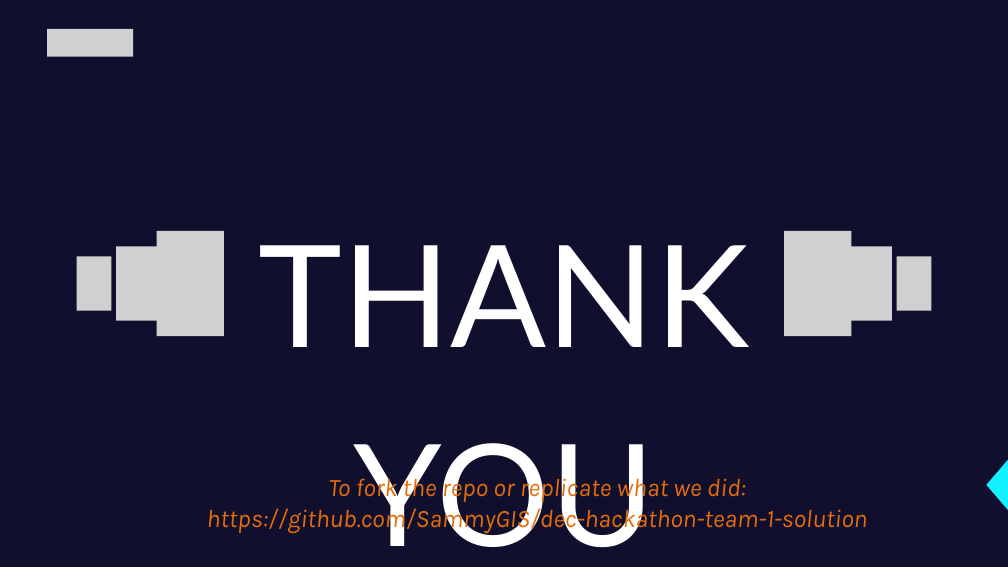
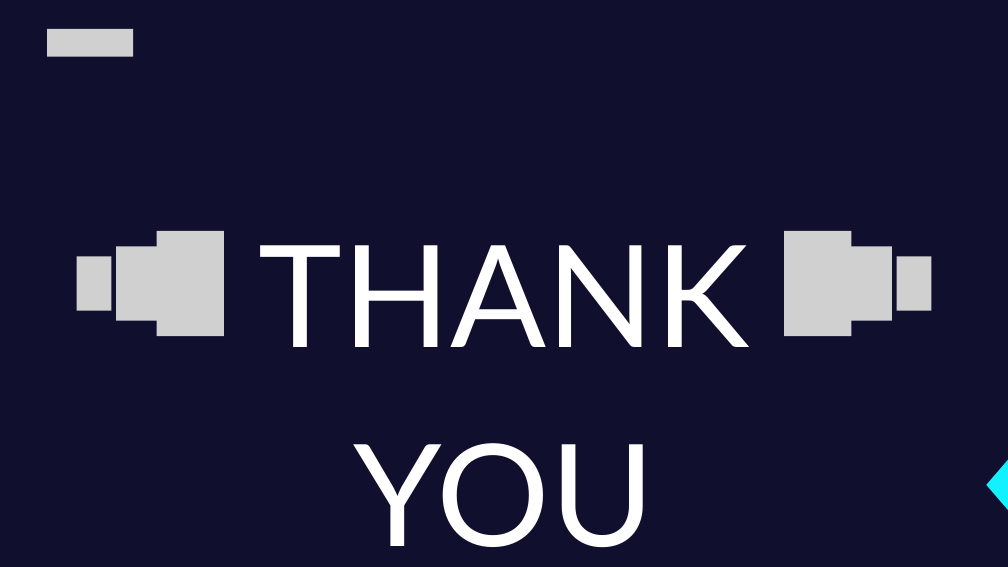
Before and after one commit to SammyGIS/dec-hackathon-team-1-solution, a slide deck: slide 12 of DEC HACKATHON SLIDE (Team DataFlow).pptx. Drawn at 1008x567 pixels with LibreOffice and Linux fonts; fonts in the diff are those of the drawing; grey boxes stand for pictures. Boxes give left, top, right and bottom in pixels: in the first picture for what was removed or moved away, otherwise in the second. Text is boxed around its words. In the diff, an @@ line names an element or a change of style, - is before the commit and + after.

```diff
--- a/DEC HACKATHON SLIDE (Team DataFlow).pptx
+++ b/DEC HACKATHON SLIDE (Team DataFlow).pptx
@@ text removed at bbox=[207, 474, 868, 533] @@
-To fork the repo or replicate what we did:
-https://github.com/SammyGIS/dec-hackathon-team-1-solution
```
Also in this commit, not shown: 3 other slides changed, 1 other file.
